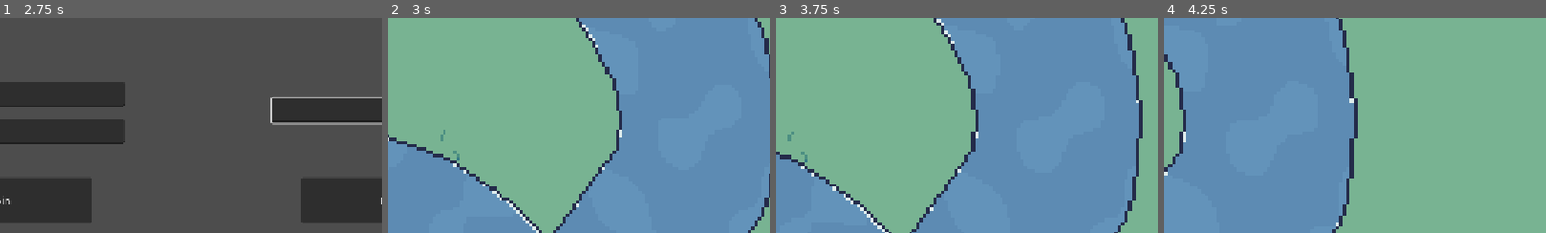
Above: before the commit, frames 1-4 (left to right).
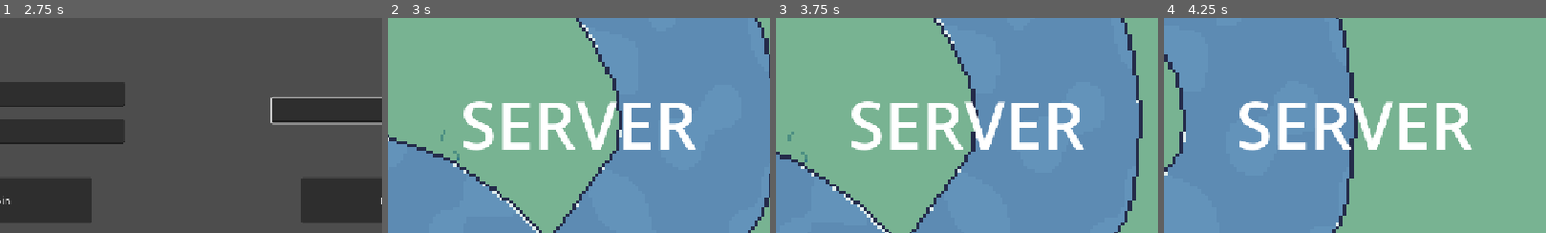
Above: after the commit, the same moments.

Repository: adrian-matthew-ivanov/RTS-Game
Game: Godot game, scene res://scenes/main.tscn
The game is run twice, just before and just after one commit, with the same random seed, the same clock (stepped at 60 frames per second) and the same inputs.
Inputs (mouse positions are % of the whole screen's width and height, from its top left):
- Up to frame 1 (2.75 s): click (76, 47) at 0.52 s; type "12" at 0.6 s; click (26, 52) at 0.75 s; type "12" at 0.83 s; click (26, 43) at 0.98 s; type "12" at 1.07 s; move the mouse to (72, 45) at 1.27 s; hold D (move_right) 1.28-2 s; tap Mouse wheel up (zoom_in) at 1.35 s; click (72, 45) at 1.42 s; tap Enter at 2 s; drag from (30, 55) to (45, 70) at 2.02 s
- Up to frame 2 (3 s): click "Host" at 2.75 s
- Up to frame 3 (3.75 s): tap Space at 3.5 s; move the mouse to (60, 28) at 3.52 s; hold D (move_right) from 3.53 s (still down); tap Mouse wheel up (zoom_in) at 3.6 s
- Up to frame 4 (4.25 s): keep holding D (move_right)
The pictures show only the part of the screen within x 25-75%, y 25-75%; the shares and areas given below are measured in that part.

Frame 1 is identical in both runs. In frame 2, 6.1% of the frame differs, in the area x 19-81%, y 38-62%; in frame 3, 6.0%; in frame 4, 6.1%.

Commit message:
add server screen to UI root

Diff:
--- a/screens/root_ui.tscn
+++ b/screens/root_ui.tscn
@@ -3,6 +3,7 @@
 [ext_resource type="PackedScene" uid="uid://dkpvrydxpmwq1" path="res://screens/connect_screen.tscn" id="1_1hj83"]
 [ext_resource type="PackedScene" uid="uid://crnn34c8em6ju" path="res://screens/player_hud.tscn" id="3_scaxr"]
 [ext_resource type="PackedScene" uid="uid://bex6xhk7rkodk" path="res://screens/start_match_screen.tscn" id="3_wbaw7"]
+[ext_resource type="PackedScene" uid="uid://c4xrgi6pgx6w0" path="res://screens/server_screen.tscn" id="4_le1vc"]
 
 [node name="UIRoot" type="Control" unique_id=1925889954]
 layout_mode = 3
@@ -22,3 +23,5 @@
 visible = false
 
 [node name="PlayerHud" parent="CanvasLayer" unique_id=1773333609 instance=ExtResource("3_scaxr")]
+
+[node name="ServerScreen" parent="CanvasLayer" unique_id=290653894 instance=ExtResource("4_le1vc")]
